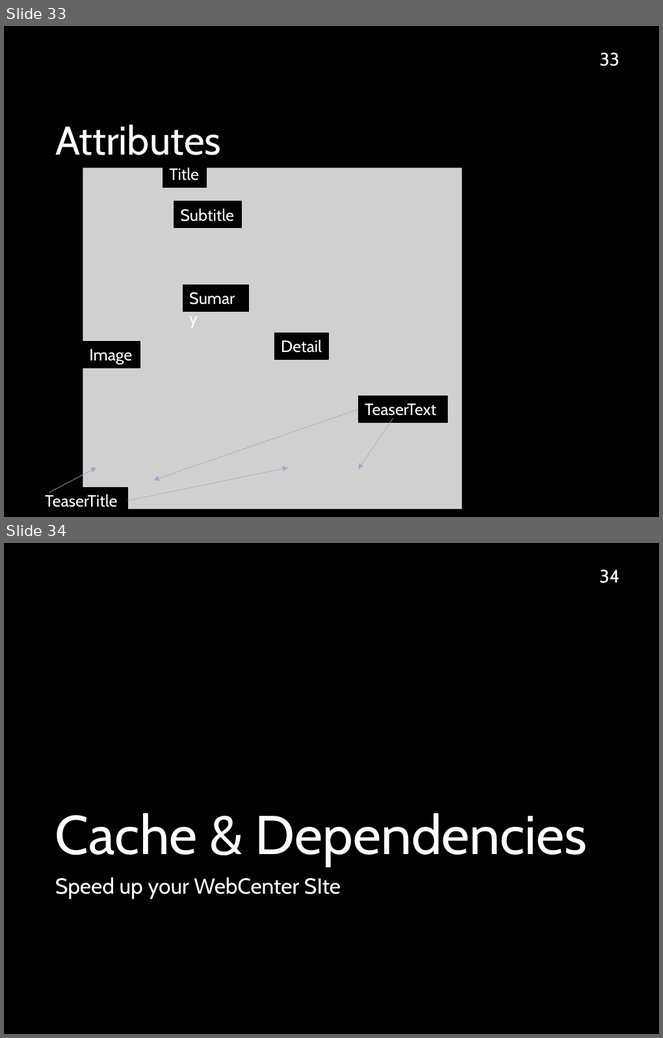
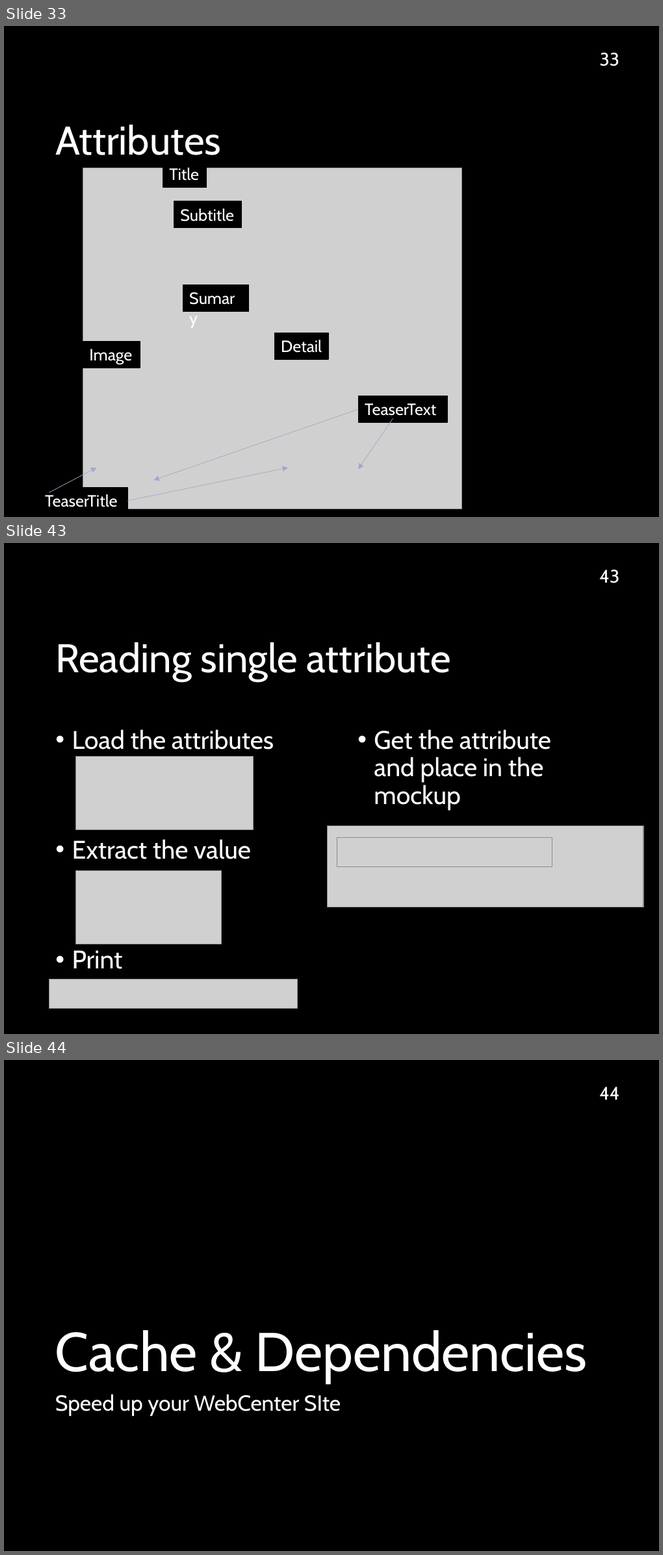
Before and after one commit to sciabarra/AgileSites3, a slide deck: docs/WebCenterSites11gIntroduction.pptx. Shown one above the other, each under a label of ours: slides 33 and 34 before the commit, slides 33, 43 and 44 after it; the slides between them are not shown. The pictures are 663x1038 and 663x1555 pixels, drawn with LibreOffice and Linux fonts; fonts in the diff are those of the drawing; grey boxes stand for pictures; background and template pictures are left out. Boxes give left, top, right and bottom in pixels: in the first picture for what was removed or moved away, otherwise in the second. Text is boxed around its words. In the diff, an @@ line names an element or a change of style, - is before the commit and + after.

```diff
--- a/docs/WebCenterSites11gIntroduction.pptx
+++ b/docs/WebCenterSites11gIntroduction.pptx
@@ slide 43 added at (x1=4, y1=543, x2=659, y2=1034), background picture (left out) @@
@@ page number added at (x1=599, y1=570, x2=620, y2=583), 20 pt, text #FFFFFF @@
+43
@@ title added at (x1=55, y1=642, x2=451, y2=681), 44 pt, text #FFFFFF @@
+Reading single attribute
@@ text added at (x1=72, y1=730, x2=274, y2=969), 28 pt, text #FFFFFF @@
+• Load the attributes
+• Extract the value
+• Print
@@ text added at (x1=374, y1=730, x2=551, y2=810), 28 pt, text #FFFFFF @@
+• Get the attribute
+  and place in the mockup
@@ picture added at (x1=76, y1=757, x2=254, y2=830) @@
@@ picture added at (x1=328, y1=826, x2=644, y2=907) @@
@@ picture added at (x1=337, y1=838, x2=553, y2=867) @@
@@ picture added at (x1=76, y1=871, x2=222, y2=945) @@
@@ picture added at (x1=50, y1=980, x2=298, y2=1010) @@
@@ what was slide 34 is now slide 44 @@
@@ page number at (x1=599, y1=1087, x2=620, y2=1100): text changed @@
-34
+44
```
Also in this commit, not shown: 9 other slides added, 14 other files.
